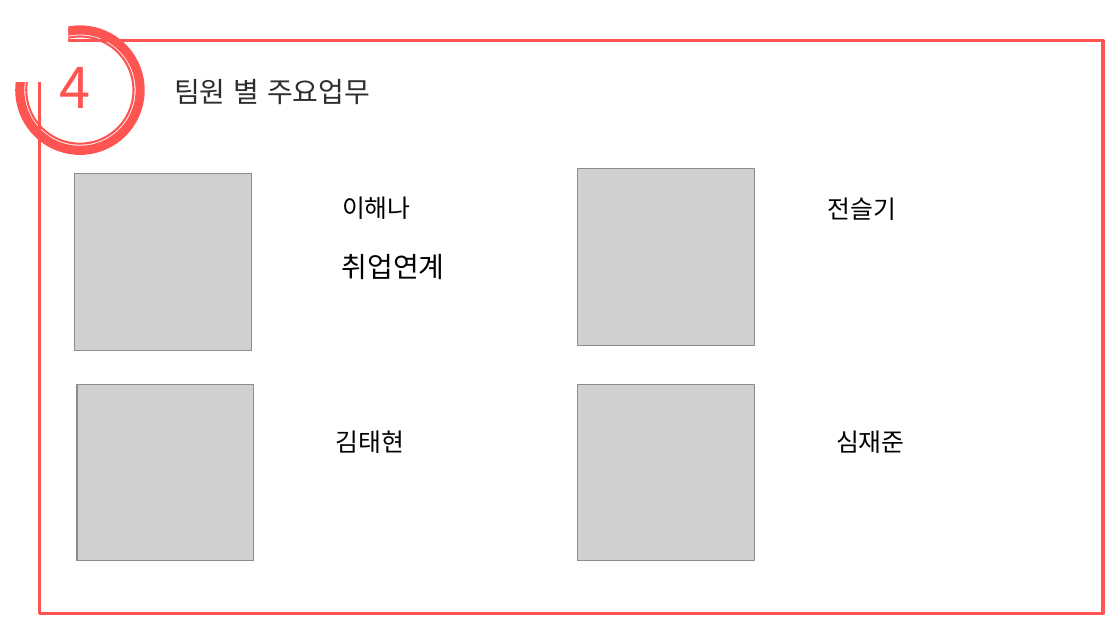
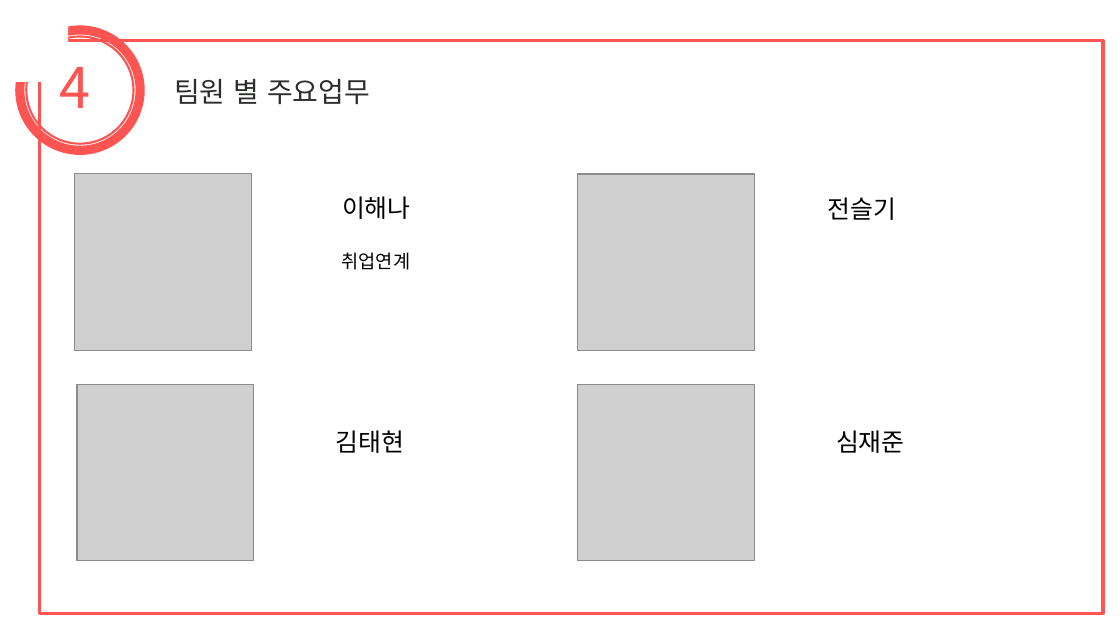
Before and after one commit to hanju-darby-kim/FinalProject, a slide deck: slide 19 of 최종 프로젝트3조.pptx. Drawn at 1120x630 pixels with LibreOffice and Linux fonts; fonts in the diff are those of the drawing; grey boxes stand for pictures. Boxes give left, top, right and bottom in pixels: in the first picture for what was removed or moved away, otherwise in the second. Text is boxed around its words. In the diff, an @@ line names an element or a change of style, - is before the commit and + after.

```diff
--- a/최종 프로젝트3조.pptx
+++ b/최종 프로젝트3조.pptx
@@ picture: place and size @@
-picture at <box>578,169,755,346</box>
+picture at <box>578,174,755,351</box>
@@ text "취업연계" at <box>342,252,411,270</box>: size 18 to 12 pt @@
```
Also in this commit, not shown: 1 other slide changed.
